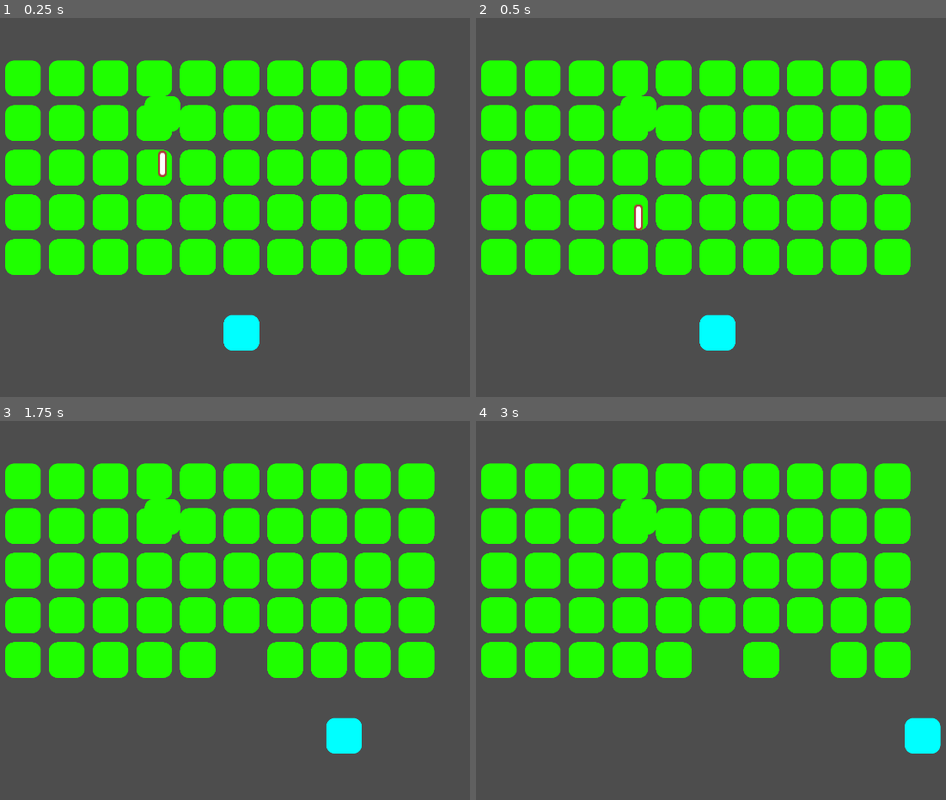
Above: before the commit, frames 1-4 (two rows, left to right).
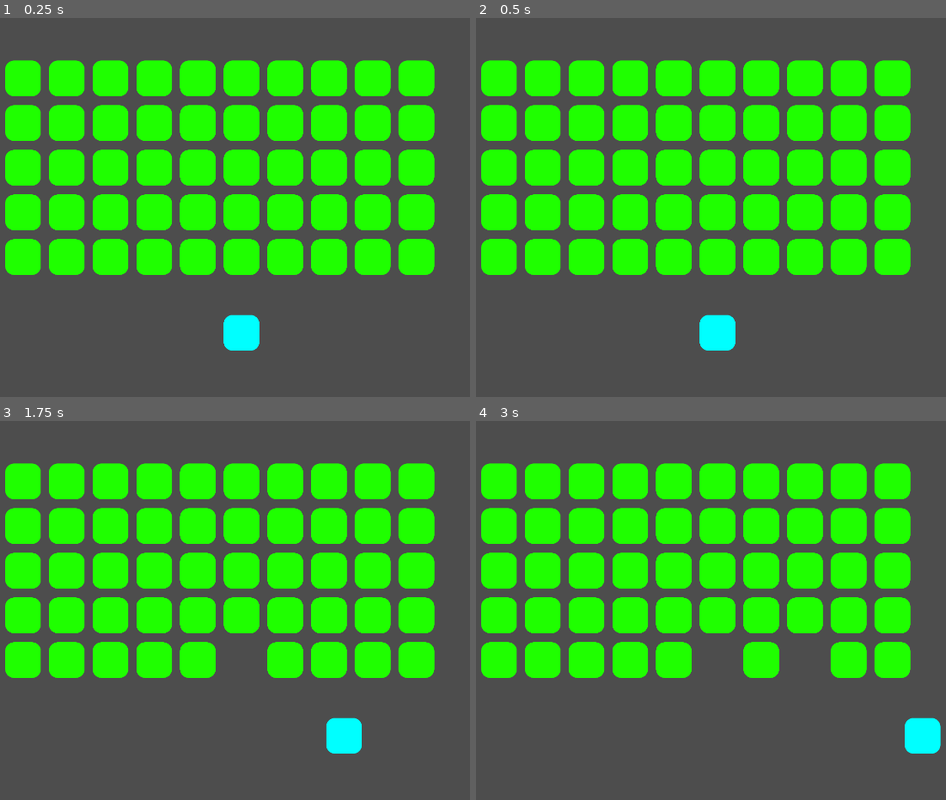
Above: after the commit, the same moments.

Repository: michael-j-coyne/space-defense
Game: Godot game, scene res://scenes/main.tscn
Two runs of this game, one before a commit and one after it. Both use one fixed random seed, a clock stepped at 60 frames per second and the inputs below.
Inputs (mouse positions are in pixels of both pictures, inside the frame that each line leads up to):
- Up to frame 1 (0.25 s): no input
- Up to frame 2 (0.5 s): no input
- Up to frame 3 (1.75 s): tap Enter (ui_accept) at 0.5, 0.77 s; move the mouse to (399, 587) at 0.52 s; hold Right (ui_right) 0.53-1.25 s; hold Shift 0.53-1.25 s; click (399, 587) at 0.67 s; drag from (108, 625) to (164, 515) at 1.27 s
- Up to frame 4 (3 s): tap Enter (ui_accept) at 2 s; move the mouse to (790, 523) at 2.02 s; hold Right (ui_right) 2.03-2.75 s; tap Ctrl at 2.1 s; drag from (687, 686) to (922, 735) at 2.77 s

The runs differ from the first frame. In frame 1, 0.4% of the frame differs, in the area x 30-39%, y 20-42%; in frame 2, 0.4%; in frame 3, 0.3%; in frame 4, 0.3%.

Commit message:
Remove the test Enemy from main

Diff:
--- a/scenes/main.gd
+++ b/scenes/main.gd
@@ -31,4 +31,3 @@
 
 func _ready() -> void:
 	create_enemy_grid()
-	$Enemy.fire_weapon()
--- a/scenes/main.tscn
+++ b/scenes/main.tscn
@@ -1,14 +1,11 @@
-[gd_scene load_steps=4 format=3 uid="uid://cw6yqb8txc3tr"]
+[gd_scene load_steps=3 format=3 uid="uid://cw6yqb8txc3tr"]
 
-[ext_resource type="PackedScene" uid="uid://c2a0xbqoaf3tn" path="res://scenes/enemy.tscn" id="1_0xner"]
 [ext_resource type="Script" path="res://scenes/main.gd" id="1_hqko1"]
 [ext_resource type="PackedScene" uid="uid://db8fg8nkj0sgq" path="res://scenes/player.tscn" id="2_kr0qi"]
 
 [node name="Main" type="Node"]
 script = ExtResource("1_hqko1")
 
-[node name="Enemy" parent="." instance=ExtResource("1_0xner")]
-
 [node name="Player" parent="." instance=ExtResource("2_kr0qi")]
 
 [node name="EnemySpawn" type="Node2D" parent="."]
